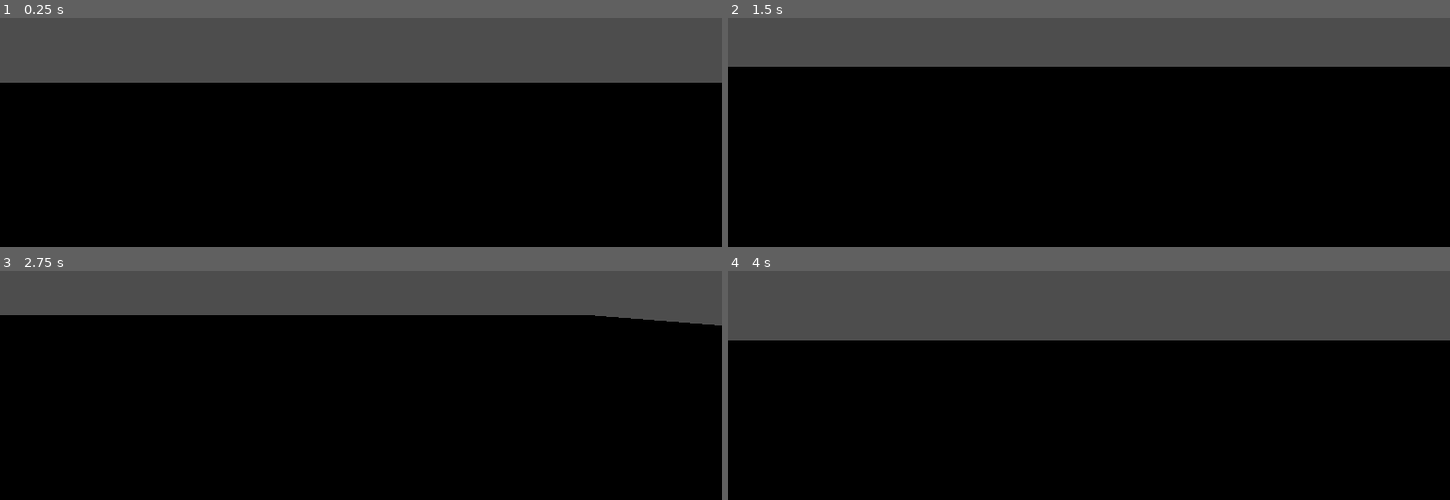
Above: before the commit, frames 1-4 (two rows, left to right).
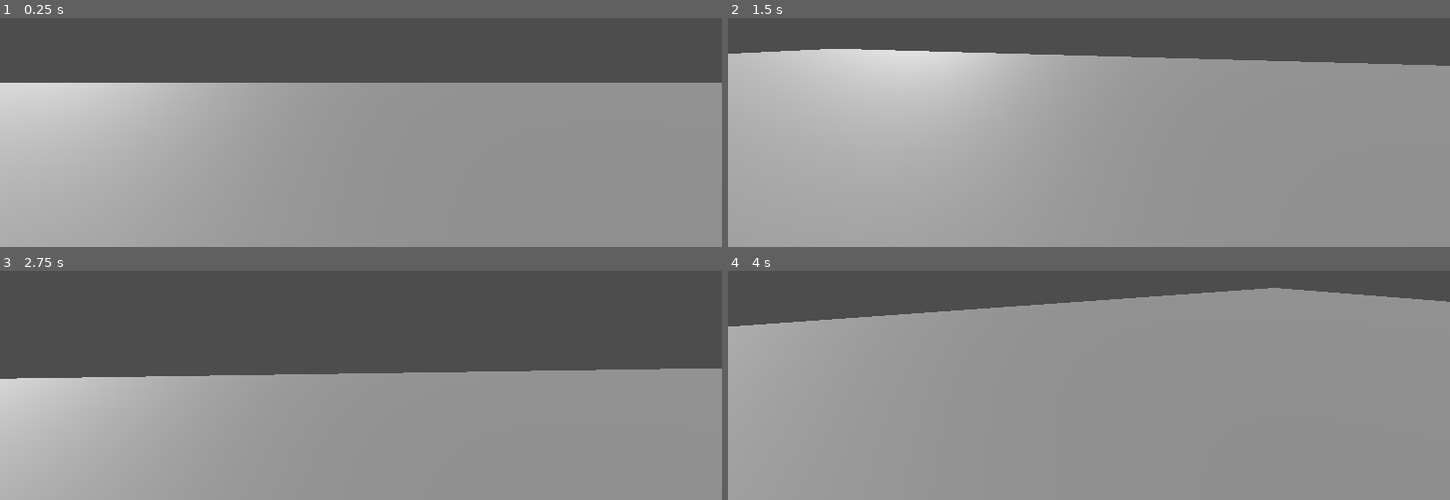
Above: after the commit, the same moments.

Repository: zachary-huber/globalGameJam2025_BUBBLE
Game: Godot game, scene res://src/scenes/main_3d.tscn
Same seed, same stepped clock (60 frames per second), same inputs: the game is played once before the commit and once after it.
Inputs (mouse positions are in pixels of both pictures, inside the frame that each line leads up to):
- Up to frame 1 (0.25 s): no input
- Up to frame 2 (1.5 s): tap Enter (ui_accept) at 0.5, 0.77 s; move the mouse to (1247, 24) at 0.52 s; hold Right (ui_right) 0.53-1.28 s; move the mouse to (944, 63) at 1.27 s; hold Down (ui_down) from 1.28 s (still down)
- Up to frame 3 (2.75 s): tap Enter (ui_accept) at 1.52 s; move the mouse to (outside the picture) at 2.02 s; release Down (ui_down) at 2.03 s; hold Right (ui_right) from 2.03 s (still down)
- Up to frame 4 (4 s): tap Enter (ui_accept) at 2.75, 3.02, 3.77 s; move the mouse to (1052, 378) at 2.77 s; release Right (ui_right) at 2.78 s; hold Up (ui_up) 2.78-3.53 s; move the mouse to (1305, 358) at 3.52 s; hold Left (ui_left) from 3.53 s (still down)

The runs differ from the first frame. In frame 1, 72% of the frame differs, in the area x 0-100%, y 28-100%; in frame 2, 83%; in frame 3, 80%; in frame 4, 85%, in the area x 0-100%, y 7-100%.

Commit message:
added camera movement

Diff:
--- a/src/scenes/main_3d.tscn
+++ b/src/scenes/main_3d.tscn
@@ -1,8 +1,10 @@
-[gd_scene load_steps=4 format=3 uid="uid://cvw72ka1vhtnm"]
+[gd_scene load_steps=5 format=3 uid="uid://cvw72ka1vhtnm"]
 
 [ext_resource type="PackedScene" uid="uid://1rhcf0vibc1b" path="res://src/scenes/submarine.tscn" id="1_58qsi"]
 [ext_resource type="PackedScene" uid="uid://bf1afayqt8pcj" path="res://src/scenes/player.tscn" id="2_ix2h5"]
 [ext_resource type="PackedScene" uid="uid://ephsf1kd5v08" path="res://src/scenes/ocean_floor_environment.tscn" id="4_aguwm"]
+
+[sub_resource type="Environment" id="Environment_yl6x8"]
 
 [node name="main3D" type="Node3D"]
 
@@ -15,3 +17,8 @@
 [node name="oceanFloorEnvironment" parent="." instance=ExtResource("4_aguwm")]
 
 [node name="WorldEnvironment" type="WorldEnvironment" parent="."]
+environment = SubResource("Environment_yl6x8")
+
+[node name="DirectionalLight3D" type="DirectionalLight3D" parent="WorldEnvironment"]
+transform = Transform3D(0.622624, -0.379469, -0.684356, 0, -0.874552, 0.484932, -0.782521, -0.30193, -0.544517, 0, 0, 0)
+shadow_enabled = true
--- a/src/scripts/game_manager.gd
+++ b/src/scripts/game_manager.gd
@@ -5,6 +5,8 @@
 var seedString:String # This is a value players can enter at the menu to set the random seed manually
 var rng = RandomNumberGenerator.new() # This generates random numbers
 
+func _init() -> void:
+	Input.mouse_mode = Input.MOUSE_MODE_CAPTURED
 
 func _ready() -> void:
 	rng.seed = hash(seedString)
--- a/src/scripts/player.gd
+++ b/src/scripts/player.gd
@@ -4,20 +4,33 @@
 const SPEED = 5.0
 const JUMP_VELOCITY = 4.5
 
+# camera vars
+var camera_sensitivity:float = 0.002 #y axis
+var camera_look_angle_min:float = -89
+var camera_look_angle_max:float = 89
+var mouse_motion:Vector2 = Vector2.ZERO
+
+var input_dir
+var direction
+
+@onready var playerCameraPivot = $cameraPivot
 
 func _physics_process(delta: float) -> void:
 	# Add the gravity.
 	if not is_on_floor():
 		velocity += get_gravity() * delta
 
-	# Handle jump.
+	move_and_slide()
+
+func _input(event: InputEvent) -> void:
+	if event is InputEventMouseMotion:
+		updateCameraMotion(event)
+
 	if Input.is_action_just_pressed("ui_accept") and is_on_floor():
 		velocity.y = JUMP_VELOCITY
 
-	# Get the input direction and handle the movement/deceleration.
-	# As good practice, you should replace UI actions with custom gameplay actions.
-	var input_dir := Input.get_vector("ui_left", "ui_right", "ui_up", "ui_down")
-	var direction := (transform.basis * Vector3(input_dir.x, 0, input_dir.y)).normalized()
+	input_dir = Input.get_vector("left", "right", "forward", "backward")
+	direction = (transform.basis * Vector3(input_dir.x, 0, input_dir.y)).normalized()
 	if direction:
 		velocity.x = direction.x * SPEED
 		velocity.z = direction.z * SPEED
@@ -25,4 +38,9 @@
 		velocity.x = move_toward(velocity.x, 0, SPEED)
 		velocity.z = move_toward(velocity.z, 0, SPEED)
 
-	move_and_slide()
+
+func updateCameraMotion(event) -> void:
+	mouse_motion = event.relative
+	playerCameraPivot.rotation.y -= mouse_motion.x * camera_sensitivity
+	playerCameraPivot.rotation.x -= mouse_motion.y * camera_sensitivity
+	playerCameraPivot.rotation.x = clamp(playerCameraPivot.rotation.x, deg_to_rad(-camera_look_angle_max), deg_to_rad(camera_look_angle_max))
